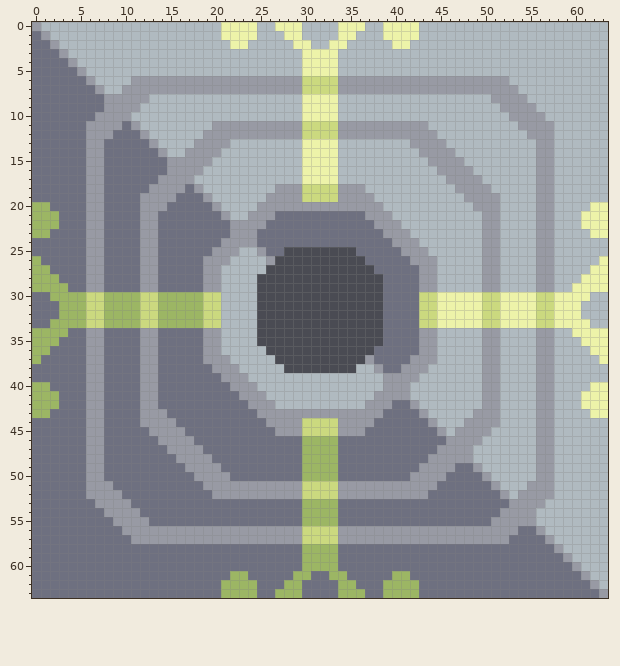
Two versions of one pixel-art sprite, sprites/block/production/pumpjack.png. Above: the version before the commit.
The file is 64x64 pixels. Colours within 5 levels of each other are drawn and written as one.
Once edited:
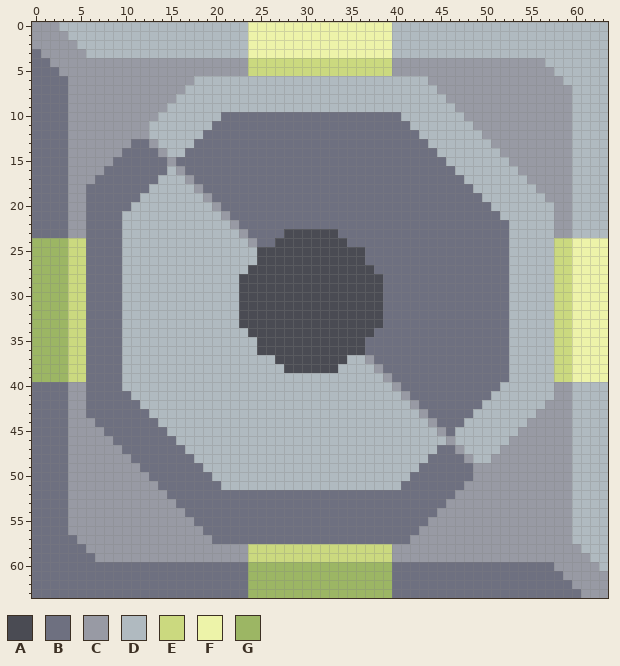
Palette (. is transparent): A #4a4b53  B #6e7080  C #989aa4  D #b0bac0  E #cbd97f  F #edf3a9  G #9cb664
Change:
Changed rows in their new state; - is an unchanged pixel.
first column x 0:
 0 -CC------------------DDD-FF---FFFF---FF-DDD---------------------
 1 C-CC-----------------DDD-FFF--FFFF--FFF-DDD---------------------
 2 CC-CC-----------------DDFFFFF--FF--FFFFFDD----------------------
 3 -CC-CC------------------FFFFFF----FFFFFF------------------------
 4 --CC-CCCCCCCCCCCCCCCCCCCEEEEEEEEEEEEEEEECCCCCCCCCCCCCCCCC-------
 5 ---CC-CCCCCCCCCCCCCCCCCCEEEEEEEEEEEEEEEECCCCCCCCCCCCCCCCCC------
 6 ----CC-CCCC-------DDDDDDDDDDDDDDDDDDDDDDDDDD---------CCCCCC-----
 7 ----CCC-CC-------DDDDDDDDDDDDDDDDDDDDDDDDDDDD---------CCCCCC----
 8 ----CCCC-----CCC--------------DDDD------------CCCCC----CCCCC----
 9 ----CCCC----CCC---------------DDDD-------------CCCCC----CCCC----
10 ----CCC----CCC-------BBBBBBBBBBBBBBBBBBBB-------CCCCC----CCC----
11 ----CC----C-C-------BBBBBBBBBBBBBBBBBBBBBBDD-----CCCCC----CC----
12 ----CC---CCC-------BBBBBBBBBBBBBBBBBBBBBBBBDD-----CCCCC---CC----
13 ----CC--CCC-------BBBBBBBBBBBBBBBBBBBBBBBBBBDD-----CCCCC--CC----
14 ----CC--CC-------BBBBBBBBBBBBBBBBBBBBBBBBBBBBDD-----CCCC--CC----
15 ----CC--C-------BBBBBBBBBBBBBBBBBBBBBBBBBBBBBBDD-----CCC--CC----
16 ----CC---------D-BBBBBBBBBBBBBBBBBBBBBBBBBBBBBBDD-----CC--CC----
17 ----CC-B------DDD-BBBBBBBBBBBBBBBBBBBBBBBBBBBBBBDD-----C--CC----
18 ----CCBB-----DDDDD-BBBBBBBBBBBBBBBBBBBBBBBBBBBBBBDD-------CC----
19 ----CCBB----DDDDDDD-BBBBBBBBBBBBBBBBBBBBBBBBBBBBBBDD----D-CC----
20 BB--CCBB---DDDDDDDDD-BBBBBBBBBBBBBBBBBBBBBBBBBBBBBBD----DDCC--DD
21 BBB-CCBB--DDDDDDDDDDD-BBBBB----------BBBBBBBBBBBBBBB----DDCC-DDD
22 BBB-CCBB--DDDDDDDDDDDD-BBB------------BBBBBBBBBBBBBBB---DDCC-DDD
23 BB--CCBB--DDDDDDDDDDDDD-B---AAAAAA-----BBBBBBBBBBBBBB---DDCC--DD
24 GGGGEEBB--DDDDDDDDDDDDDD---AAAAAAAA-----BBBBBBBBBBBBB---DDEEFFFF
25 GGGGEEBB--DDDDDDDDDDDDD--AAA--------A----BBBBBBBBBBBB---DDEEFFFF
26 -GGGEEBB--DDDDDDDDDDDD---AA---------------BBBBBBBBBBB---DDEEFFF-
27 --GGEEBB--DDDDDDDDDDD---AA-----------------BBBBBBBBBB---DDEEFF--
28 ---GEEBB--DDDDDDDDDDD--AA------------------BBBBBBBBBB---DDEEF---
29 ----EEBB--DDDDDDDDDDD--AA------------------BBBBBBBBBB---DDEE----
30 GG--EEBBBBDDDDDDDDDDD--AA------------------BBBBBBBBBBDDDDDEE--FF
31 GGG-EEBBBBDDDDDDDDDDD--AA------------------BBBBBBBBBBDDDDDEE-FFF
32 GGG-EEBBBBDDDDDDDDDDD--AA------------------BBBBBBBBBBDDDDDEE-FFF
33 GG--EEBBBBDDDDDDDDDDD--AA------------------BBBBBBBBBBDDDDDEE--FF
34 ----EEBB--DDDDDDDDDDD---A-------------B----BBBBBBBBBB---DDEE----
35 ---GEEBB--DDDDDDDDDDD----------------BB----BBBBBBBBBB---DDEEF---
36 --GGEEBB--DDDDDDDDDDD----A-----------B-----BBBBBBBBBB---DDEEFF--
37 -GGGEEBB--DDDDDDDDDDDD-------------DD-----BBBBBBBBBBB---DDEEFFF-
38 GGGGEEBB--DDDDDDDDDDDDD-----------DD-----BBBBBBBBBBBB---DDEEFFFF
39 GGGGEEBB--DDDDDDDDDDDDDD----------------BBBBBBBBBBBBB---DDEEFFFF
40 BB--CCBB--DDDDDDDDDDDDDDD--------------D-BBBBBBBBBBB----DDCC--DD
41 BBB-CCBB---DDDDDDDDDDDDDDD------------DDD-BBBBBBBBBD----DDCC-DDD
42 BBB-CCBB----DDDDDDDDDDDDDDD----------DDDDD-BBBBBBBDD----D-CC-DDD
43 BB--CCBB----BDDDDDDDDDDDDDDDDDDDDDDDDDDDDDD-BBBBBDDD------CC--DD
44 ----CC-B----BBDDDDDDDDDDDDDDDDDDDDDDDDDDDDDD-BBBDDDD---C--CC----
45 ----CC-------BBDDDDDDDDDDDDDDDDDDDDDDDDDDDDDD-BDDDD---CC--CC----
46 ----CC--C-----BBDDDDDDDDDDDDDDDDDDDDDDDDDDDDDD-DDD---CCC--CC----
47 ----CC--CC-----BBDDDDDDDDDDDDDDDDDDDDDDDDDDDDBB-D---CCCC--CC----
48 ----CC--CCC-----BBDDDDDDDDDDDDDDDDDDDDDDDDDDBBBB---CCCCC--CC----
49 ----CC--CCCC-----BBDDDDDDDDDDDDDDDDDDDDDDDDBBBB---CCCCCC--CC----
50 ----CC--CCCCC-----BBDDDDDDDDDDDDDDDDDDDDDDBBBB---C-CCCCC--CC----
51 ----CC---CCCCC-----BBDDDDDDDDDDDDDDDDDDDDBBBB---CCC-CCC---CC----
52 ----CC----CCCCC-----BBBBBBBBBBBBBBBBBBBBBBBB---CCCCC-C----CC----
53 ----CCC----CCCCC--------------BBBB------------CCCCCCC----CCC----
54 ----CCCC----CCCCC-------------BBBB-----------CCCCCCC----CCCC----
55 ----CCCCC----CCCCC------------BBBB----------CCCCCCC-----CCCC----
56 ----CCCCCC---------BBBBBBBBBBBBBBBBBBBBBBBB-----------CC-CCC----
57 -----CCCCCC---------BBBBBBBBBBBBBBBBBBBBBB-----------CCCC-CC----
58 ------CCCCCCCCCCCCCCCCCCEEEEEEEEEEEEEEEECCCCCCCCCCCCCCCCCC-CC---
59 -------CCCCCCCCCCCCCCCCCEEEEEEEEEEEEEEEECCCCCCCCCCCCCCCCCCC-CC--
60 ------------------------GGGGGG----GGGGGG------------------CC-CC-
61 ----------------------BBGGGGG--GG--GGGGGBB-----------------CC-CC
62 ---------------------BBB-GGG--GGGG--GGG-BBB-----------------CC-C
63 ---------------------BBB-GG---GGGG---GG-BBB------------------CC-
Changed places in both pictures, as pixel boxes (x1, y1, x2, y2):
changed: (32, 22, 608, 598)
